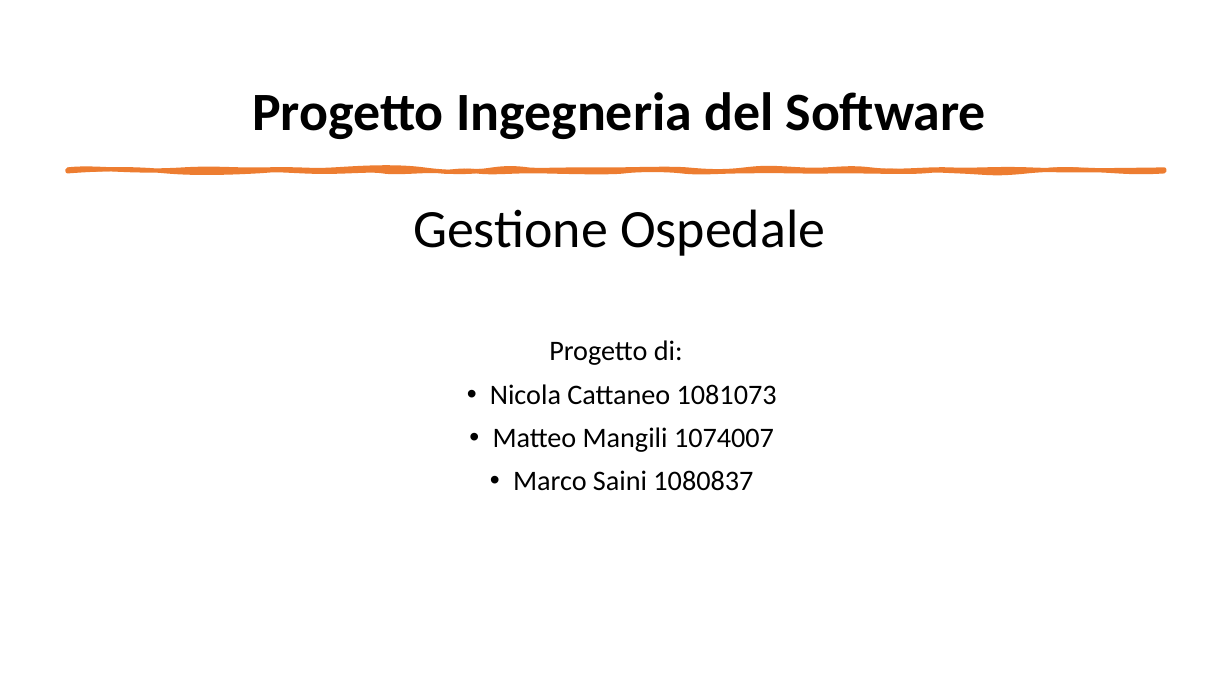
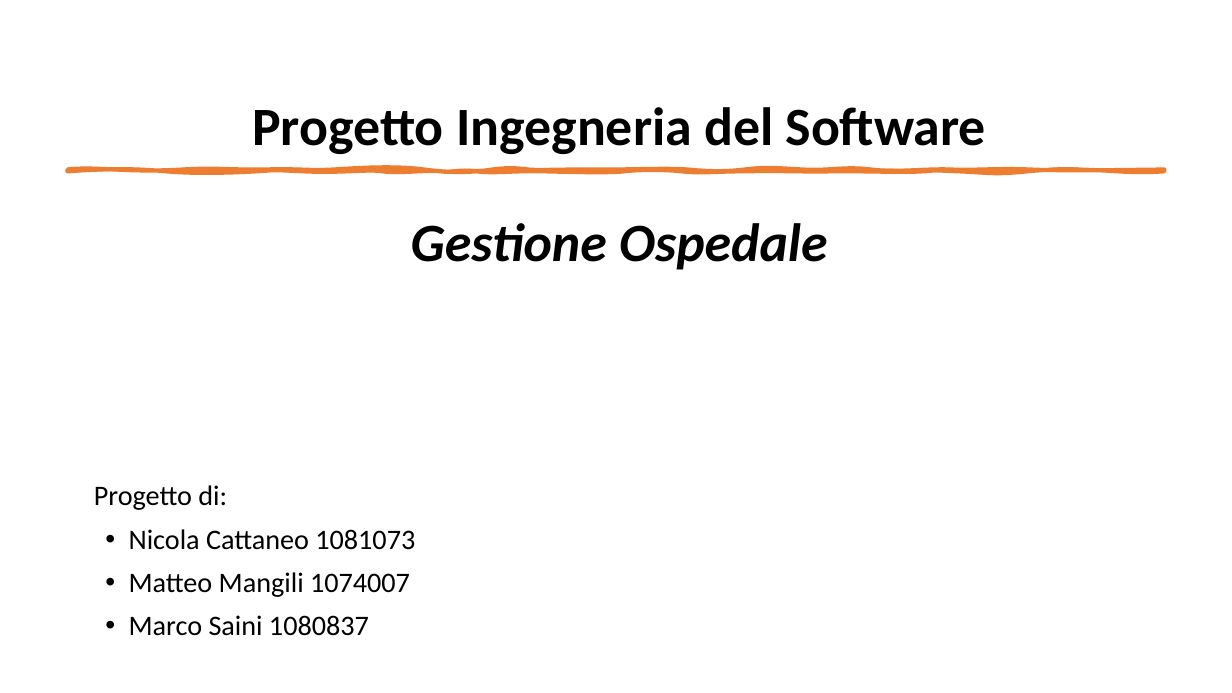
Before and after one commit to mangilimatteo/Progetto_Ingegneria_Software_Cattaneo_Mangili_Saini, a slide deck: slide 1 of Presentazione_Progetto.pptx. Drawn at 1232x693 pixels with LibreOffice and Linux fonts; fonts in the diff are those of the drawing. Boxes give left, top, right and bottom in pixels: in the first picture for what was removed or moved away, otherwise in the second. Text is boxed around its words. In the diff, an @@ line names an element or a change of style, - is before the commit and + after.

Commit message:
Update Presentazione progetto

```diff
--- a/Presentazione_Progetto.pptx
+++ b/Presentazione_Progetto.pptx
@@ title "Progetto Ingegneria del Software Gestione ..." at (x1=252, y1=107, x2=986, y2=270): bold on, italic on in "Gestione Ospedale" @@
@@ subtitle "Progetto di:" at (x1=94, y1=485, x2=415, y2=636): alignment centre to left; vertical alignment top to bottom @@
```
Also in this commit, not shown: 3 other slides changed.
